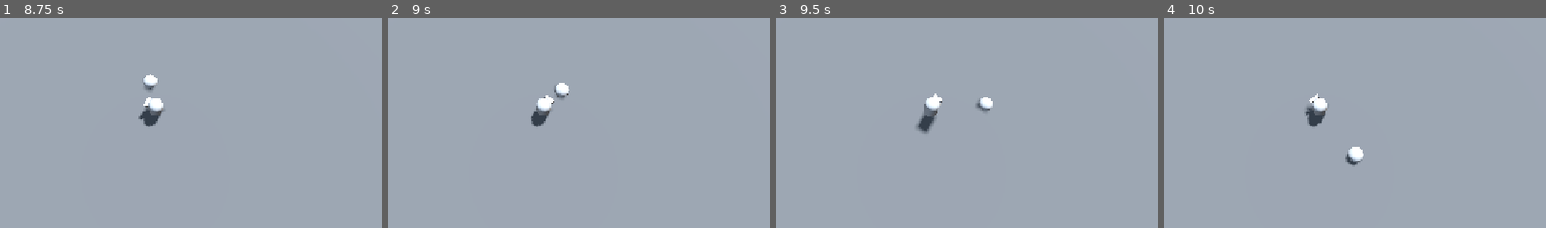
Above: before the commit, frames 1-4 (left to right).
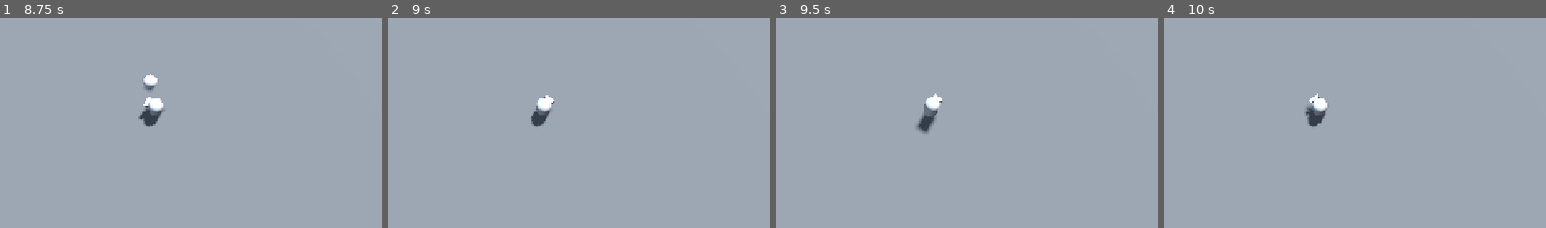
Above: after the commit, the same moments.

Repository: CodeRecode/gdwild87
Game: Godot game, scene res://levels/test_level.tscn
Two runs of this game, one before a commit and one after it. Both use one fixed random seed, a clock stepped at 60 frames per second and the inputs below. The project has no main scene, so this scene is started directly.
Inputs (mouse positions are % of the whole screen's width and height, from its top left):
- Up to frame 1 (8.75 s): tap Enter at 0.5 s; move the mouse to (45, 72) at 0.52 s; hold W (move_up) 0.53-2.03 s; click (45, 72) at 0.6 s; tap Space (jump) at 0.77, 1.52, 3.02, 3.77, 4.25, 4.52, 6.02, 6.77, 7.52 s; move the mouse to (80, 66) at 1.27 s; click (80, 66) at 1.35 s; move the mouse to (20, 36) at 2.02 s; hold A (move_left) 2.03-3.53 s; click (20, 36) at 2.1 s; move the mouse to (55, 51) at 2.77 s; click (55, 51) at 2.85 s; move the mouse to (35, 26) at 3.52 s; hold S (move_down) 3.53-4.28 s; click (35, 26) at 3.6 s; move the mouse to (72, 46) at 4.27 s; hold D (move_right) 4.28-5.03 s; click (72, 46) at 4.35 s; move the mouse to (30, 56) at 5.02 s; hold W (move_up) 5.03-5.78 s; click (30, 56) at 5.1 s; move the mouse to (60, 29) at 5.77 s; hold D (move_right) 5.78-8.03 s; click (60, 29) at 5.85 s; move the mouse to (45, 72) at 6.52 s; click (45, 72) at 6.6 s; move the mouse to (80, 66) at 7.27 s; click (80, 66) at 7.35 s; move the mouse to (20, 36) at 8.02 s; hold S (move_down) from 8.03 s (still down); click (20, 36) at 8.1 s
- Up to frame 2 (9 s): move the mouse to (55, 51) at 8.77 s; release S (move_down) at 8.78 s; hold A (move_left) from 8.78 s (still down); click (55, 51) at 8.85 s
- Up to frame 3 (9.5 s): keep holding A (move_left); tap Space (jump) at 9.02 s
- Up to frame 4 (10 s): move the mouse to (35, 26) at 9.52 s; release A (move_left) at 9.53 s; hold W (move_up) from 9.53 s (still down); click (35, 26) at 9.6 s; tap Space (jump) at 9.77 s
The pictures show only the part of the screen within x 30-80%, y 40-90%; the shares and areas given below are measured in that part.

Frame 1 is identical in both runs. In frame 2, 0.2% of the frame differs, in the area x 43-48%, y 30-39%; in frame 3, 0.2%; in frame 4, 0.3%, in the area x 47-53%, y 61-70%.

Commit message:
behavior

Diff:
--- a/char/enemy.gd
+++ b/char/enemy.gd
@@ -1,5 +1,17 @@
 extends CharacterBody3D
 class_name Enemy
 
+var health = 10.
+var max_health = 10.
+
+func set_health(new_health: float) -> void:
+	max_health = new_health
+	health = max_health
+
 func apply_damage(damage: float) -> void:
-	print("hit")
+	health -= damage
+	if health <= 0:
+		on_die()
+
+func on_die() -> void:
+	queue_free()
--- a/char/player.gd
+++ b/char/player.gd
@@ -61,7 +61,7 @@
 				continue
 
 			var enemy = target as Enemy
-			enemy.apply_damage(1.0)
+			enemy.apply_damage(11.0)
 
 		#debug draw
 		#attack_debug.global_position = global_position + vector_forward
--- a/char/slime.gd
+++ b/char/slime.gd
@@ -1,8 +1,12 @@
 extends Enemy
 
 @export var Speed = 5.0
+@export var Health = 10.0
 
 var target: Player
+
+func _ready() -> void:
+	set_health(Health)
 
 func _physics_process(delta: float) -> void:
 	var delta_speed = Speed * delta * Engine.physics_ticks_per_second
--- a/project.godot
+++ b/project.godot
@@ -10,7 +10,7 @@
 
 [application]
 
-config/name="Jam Template"
+config/name="gdwild87"
 config/features=PackedStringArray("4.5", "GL Compatibility")
 config/icon="res://icon.svg"
 
